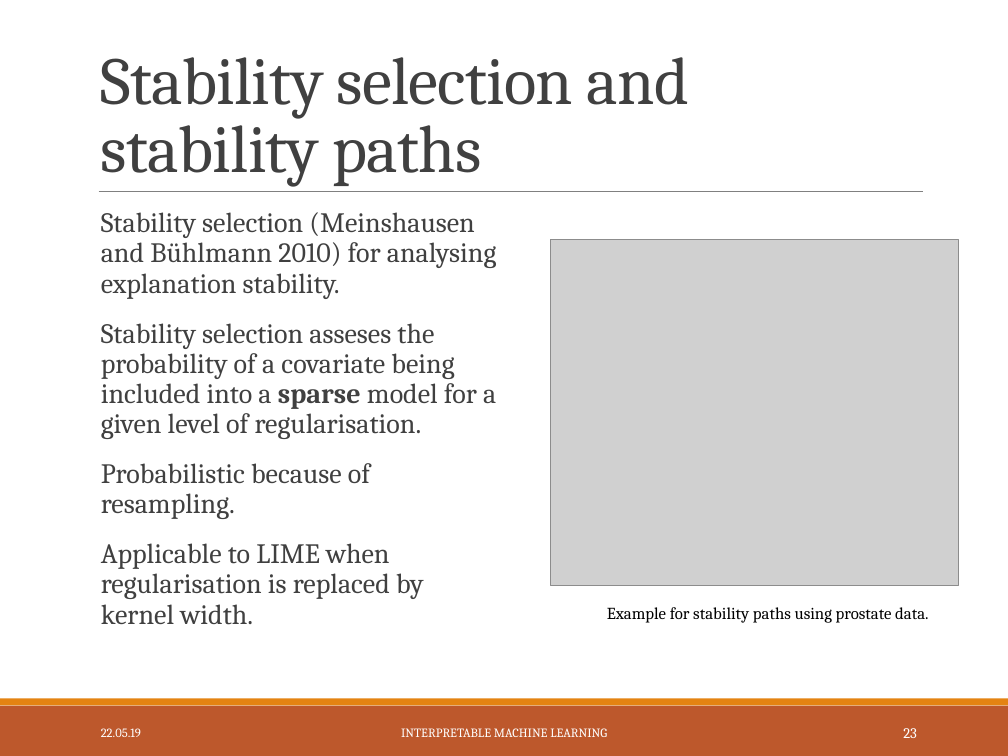
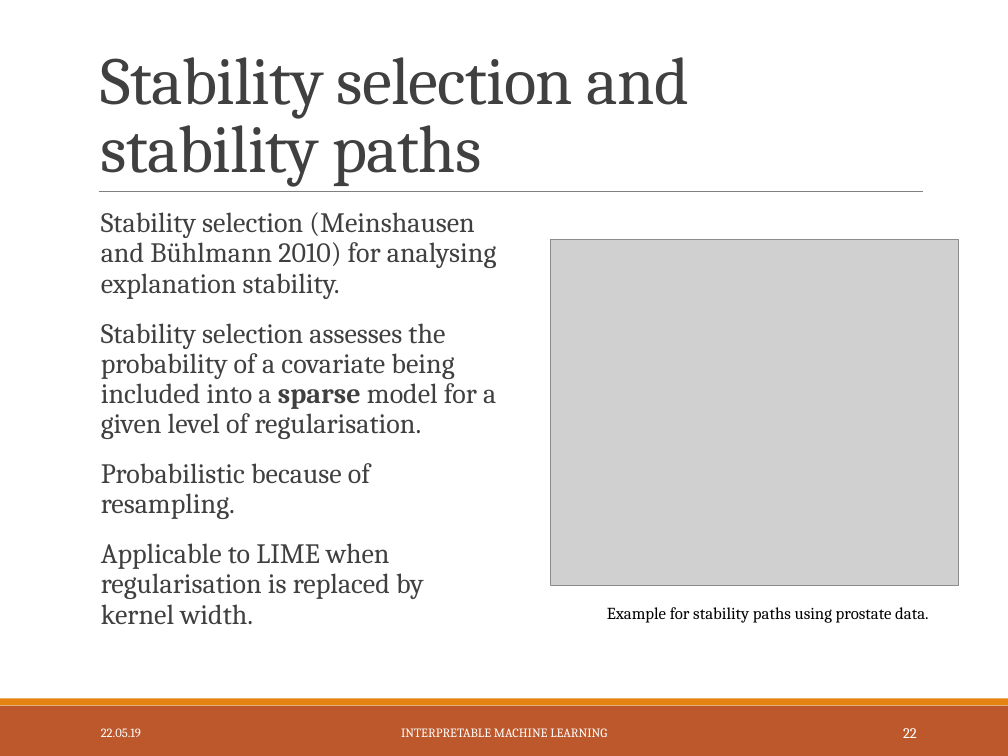
Before and after one commit to slds-lmu/iml_methods_limitations, a slide deck: slide 23 of Slides/LIME-neighbourhood.pptx (slide 24 before the commit). Drawn at 1008x756 pixels with LibreOffice and Linux fonts; fonts in the diff are those of the drawing; grey boxes stand for pictures. Boxes give left, top, right and bottom in pixels: in the first picture for what was removed or moved away, otherwise in the second. Text is boxed around its words. In the diff, an @@ line names an element or a change of style, - is before the commit and + after.

Commit message:
Improved slides and included ideal stab paths also to paper [ci skip]

```diff
--- a/Slides/LIME-neighbourhood.pptx
+++ b/Slides/LIME-neighbourhood.pptx
@@ text at [101, 323, 496, 439]: text changed @@
-  Stability selection asseses the probability of a covariate being included into a sparse model for a given level of regularisation.
+  Stability selection assesses the probability of a covariate being included into a sparse model for a given level of regularisation.
@@ page number at [903, 728, 917, 738]: text changed @@
-23
+22
```
Also in this commit, not shown: 8 other slides changed, 1 slide removed, 14 other files.
